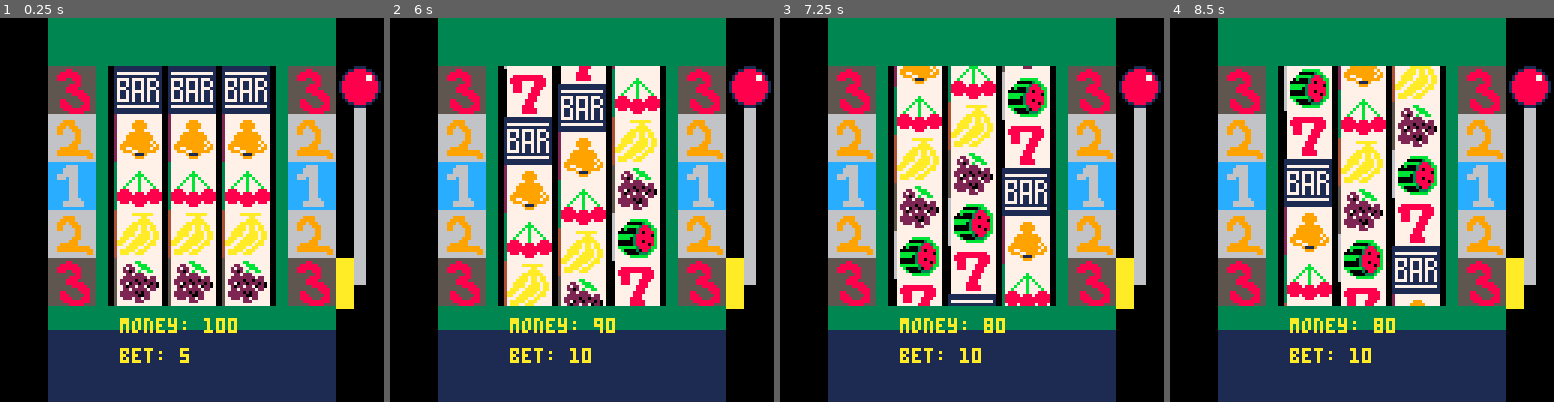
Above: before the commit, frames 1-4 (left to right).
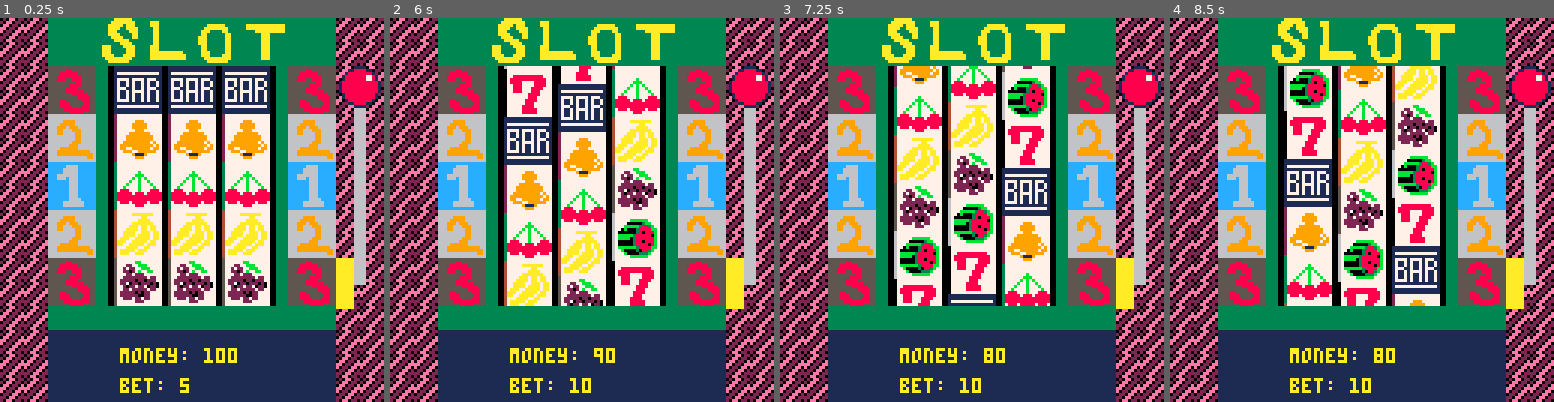
Above: after the commit, the same moments.

Repository: kjyong1983/pico8-slotmachine
Game: PICO-8 cartridge slot.p8
Same seed, same stepped clock (60 frames per second), same inputs: the game is played once before the commit and once after it.
Inputs:
- Up to frame 1 (0.25 s): no input
- Up to frame 2 (6 s): tap O (Z key) at 0.33, 0.7, 1.43, 2.22, 3.1, 3.98, 4.87, 5.75 s; hold Left 1.97-2.37 s; hold Down 2.42-2.82 s; hold Right 2.87-3.53 s; hold Up 3.58-4.08 s; hold Right 4.13-4.53 s; hold Down 4.58-5.08 s; hold Left 5.13-5.8 s; hold Up from 5.85 s (still down)
- Up to frame 3 (7.25 s): release Up at 6.18 s; hold Left 6.23-6.63 s; tap O (Z key) at 6.63 s; hold Down 6.68-7.08 s; hold Right from 7.13 s (still down)
- Up to frame 4 (8.5 s): tap O (Z key) at 7.52, 8.4 s; release Right at 7.8 s; hold Up 7.85-8.35 s; hold Right from 8.4 s (still down)

The runs differ from the first frame. In frame 1, 18% of the frame differs, in the area x 0-100%, y 0-100%; in frame 2, 18%; in frame 3, 18%; in frame 4, 18%.

Commit message:
당첨이 너무 잘됨

Diff:
--- a/slot.p8
+++ b/slot.p8
@@ -38,7 +38,7 @@
 
 
 function _draw()
- cls()
+ cls(0)
 
  for k,v in pairs(slots) do
   v:draw()
@@ -99,7 +100,14 @@
  self.isrolling = false
  self.iswaiting = true
 
- y1dsc=flrex(self.y,16)
+ --change prob?
+-- y1dsc=flrex(self.y,16)
+-- y1dsc=flrex(rnd(113),16)
+
+ rand=rnd(6)+1
+ y1dsc=flrex(rand*16,16)
+
+ printh('line:'..self.x..', v:'..y1dsc)
 end
 
 function slot:update()
@@ -174,12 +182,11 @@
 	     2,2)
 	end
 
--- circ(checkx,checky[1],4,7)
 end
 
 checky={}
 function slot:getresult()
- printh('getresult')
+-- printh('getresult')
 
  if self.gotresult then
   return
@@ -195,17 +202,12 @@
    pget(checkx,checky[i+1])
  end
 
--- r1=pget(checkx,checky[1])
--- r2=pget(checkx,checky[2])
--- r3=pget(checkx,checky[3])
--- r4=pget(checkx,checky[4])
--- r5=pget(checkx,checky[5])
-
- printh('result line '..self.x)
-
- for k,v in pairs(self.result) do
-  printh('k:'..k..' v:'..v)
- end
+ printh('result line: '..self.x
+ .. ', result: '..self.result[3])
+
+-- for k,v in pairs(self.result) do
+--  printh('k:'..k..' v:'..v)
+-- end
 
  if phase=='end' and
     slots.s1.gotresult and
@@ -214,76 +216,11 @@
   game.getresult()
  end
 
-
--- printh('r1: '..tostring(r1))
--- printh('r2: '..tostring(r2))
--- printh('r3: '..tostring(r3))
--- printh('r4: '..tostring(r4))
--- printh('r5: '..tostring(r5))
-
-
--- get flag
--- checkx=(self.x+6)/8
---
---
--- for i=0,4 do
---  checky[i+1]=(20+i*16)/8
--- end
---
--- m1=mget(checkx, checky[1])
--- printh('x: '..checkx..
---        ', y: '..checky[1])
---
---
--- m2=mget(checkx, checky[2])
--- printh('x: '..checkx..
---        ', y: '..checky[2])
---
--- m3=mget(checkx, checky[3])
--- printh('x: '..checkx..
---        ', y: '..checky[3])
---
--- m4=mget(checkx, checky[4])
--- printh('x: '..checkx..
---        ', y: '..checky[4])
---
--- m5=mget(checkx, checky[5])
--- printh('x: '..checkx..
---        ', y: '..checky[5])
---
--- r1=fget(m1)
--- printh('r1: '..tostring(r1))
--- r1=fget(m1,1)
--- printh('r1 1: '..tostring(r1))
--- r1=fget(m1,2)
--- printh('r1 2: '..tostring(r1))
--- r1=fget(m1,4)
--- printh('r1 4: '..tostring(r1))
--- r1=fget(m1,8)
--- printh('r1 8: '..tostring(r1))
--- r1=fget(m1,16)
--- printh('r1 16: '..tostring(r1))
--- r1=fget(m1,32)
--- printh('r1 32: '..tostring(r1))
--- r1=fget(m1,64)
--- printh('r1 64: '..tostring(r1))
---
---
--- r2=fget(m2)
--- r3=fget(m3)
--- r4=fget(m4)
--- r5=fget(m5)
---
--- printh('r1: '..tostring(r1))
--- printh('r2: '..tostring(r2))
--- printh('r3: '..tostring(r3))
--- printh('r4: '..tostring(r4))
--- printh('r5: '..tostring(r5))
-
 end
 -->8
 --game
 
+--todo: put into game table
 game = {}
 started = false
 phase = 'end'
@@ -375,59 +314,53 @@
   --win!
   win=true
 
-  money.value+=bet
+  money.value+=(bet*2)
   bet=0
  end
 
  showresult=true
 end
 -->8
---test
-
-test={}
-test.posx=0
-test.posy=0
-test.offsetx=20
-
-function test:update()
-
-end
-
-function test:draw()
---sx, sy = (sp % 16) * 8, (sp \ 16) * 8
-
-
--- draw the 8 x 8 image from (8, 0) at screen location (60, 60)
---sspr(8, 0, 8, 8, 60, 60)
-
--- draw the same image but stretched to 12 x 20 at screen location (44, 48)
---sspr(8, 0, 8, 8, 44, 48, 12, 20)
-
--- draw it again, flipped horizontally, at (72, 48)
---sspr(8, 0, 8, 8, 72, 48, 12, 20, true, false)
- cls(1)
-
-	for i=1,3 do
-		sspr(-8+16*i, 0, 16, 16,
-	      test.posx+test.offsetx,
-	      test.posy+-30+30*i,
-	      30, 30)
-	end
-
-	for i=1,3 do
-		sspr(-8+16*i, 0, 16, 16,
-	      test.posx+test.offsetx+30,
-	      test.posy+-30+30*i,
-	      30, 30)
-	end
-
-	for i=1,3 do
-		sspr(-8+16*i, 0, 16, 16,
-	      test.posx+test.offsetx+60,
-	      test.posy+-30+30*i,
-	      30, 30)
-	end
-
+--money
+
+money={}
+function money:init()
+ money.value=100
+ money.mul=1
+ money.maxmul=10
+ --current game
+ money.bet=5
+end
+
+function money:update()
+ if phase~='end' then
+  return
+ end
+
+ -- up and down
+ if btnp(2) then
+  money.mul=money.mul+1
+  if self.mul>self.maxmul then
+   money.mul=money.maxmul
+  end
+ end
+
+ if btnp(3) then
+  money.mul=money.mul-1
+		if money.mul<1 then
+		 money.mul=1
+		end
+ end
+
+end
+
+function money:draw()
+ print("money: "..money.value, 40, 110)
+ print("bet: "..money.bet*money.mul, 40, 120)
+end
+
+function money:getbet()
+ return money.bet*money.mul
 end
 -->8
 --bg
@@ -443,157 +376,6 @@
 
 function bg:draw()
  map()
-end
--->8
---debug
-
-debug={}
-function debug:init()
- if not isdebug then
-  return
- end
- printh("----------")
- printh("debug:init")
- printh("----------")
--- testmod()
-end
-
-function debug:update()
- if not isdebug then
-  return
- end
-
--- adjustslot()
--- checkflag()
-
-end
-
-function checkflag()
- local x=44
- local y=20
-
- local f=fget(mget(x/8,y/8),1)
- printh('f: '..tostring(f))
-end
-
-function adjustslot()
- if btnp(0) then
-  slots.s1.y -= 1
- end
-
- if btnp(1) then
-  slots.s1.y += 1
- end
-
- if btnp(2) then
-  slots.s2.y -= 1
- end
-
- if btnp(3) then
-  slots.s2.y += 1
- end
-end
-
-function debug:draw()
- if not isdebug then
-  return
- end
-
--- testslot()
--- testslotpos()
--- drawgrid()
-end
-
-function testslotpos()
-	x1=44
-	y1=20
- cursor(x1, y1)
- print('0',x1,y1,0)
-
-	x1=44
-	y1=36
- cursor(x1, y1)
- print('1',x1,y1,0)
-
-	x1=44
-	y1=52
- cursor(x1, y1)
- print('2',x1,y1,0)
-
-	x1=44
-	y1=68
- cursor(x1, y1)
- print('3',x1,y1,0)
-
-	x1=44
-	y1=84
- cursor(x1, y1)
- print('4',x1,y1,0)
-end
-
-function testslot()
- s1y=slots.s1.y
- s1y2=slots.s1.y2
-
- d1=s1y2-s1y
-
- s2y=slots.s2.y
- s2y2=slots.s2.y2
-
- d2=s2y2-s2y
-
- s3y=slots.s3.y
- s3y2=slots.s3.y2
-
- d3=s3y2-s3y
-
-	print("s1y : "..s1y, 0, 0)
-	print("s1y2: "..s1y2, 0, 10)
-
-	print("d1: "..d1, 0, 20)
-
-	print("s2y : "..s2y, 0, 30)
-	print("s2y2: "..s2y2, 0, 40)
-
-	print("d2: "..d2, 0, 50)
-
-	print("s3y : "..s3y, 0, 60)
-	print("s3y2: "..s3y2, 0, 70)
-
-	print("d3: "..d3, 0, 80)
-
- print("flr s1y: "..flr(s1y),
- 0, 90, 0)
-
- mod=flr(s1y) % 16
- print("mod: "..mod,
- 0,95,0)
-
- is16= (mod~=0)
- print(is16,
- 0,100,0)
-end
-
-function testmod()
-	for i=0,128,0.1 do
-	 mod = flr(i%16)
---	 mod = i%16
-	 is16=mod==0
-
-  if is16 then
-	 result=i.." is "..tostring(is16)
-	 printh(result)
-  end
-
-	end
-
-end
-
-function drawgrid()
- for i=1,16 do
-   line(i*8,0,i*8,128,0)
-   line(0,i*8,128,i*8,0)
- end
 end
 -->8
 --lever
@@ -625,6 +407,168 @@
  spr(67,112,lever.y,2,2)
 end
 -->8
+--debug
+
+debug={}
+function debug:init()
+ if not isdebug then
+  return
+ end
+ printh("----------")
+ printh("debug:init")
+ printh("----------")
+-- testmod()
+end
+
+function debug:update()
+ if not isdebug then
+  return
+ end
+
+-- adjustslot()
+-- checkflag()
+
+end
+
+function checkflag()
+ local x=44
+ local y=20
+
+ local f=fget(mget(x/8,y/8),1)
+ printh('f: '..tostring(f))
+end
+
+function adjustslot()
+ if btnp(0) then
+  slots.s1.y -= 1
+ end
+
+ if btnp(1) then
+  slots.s1.y += 1
+ end
+
+ if btnp(2) then
+  slots.s2.y -= 1
+ end
+
+ if btnp(3) then
+  slots.s2.y += 1
+ end
+end
+
+function debug:draw()
+ if not isdebug then
+  return
+ end
+
+-- testslot()
+-- testslotpos()
+-- drawgrid()
+end
+
+function testslotpos()
+	x1=44
+	y1=20
+ cursor(x1, y1)
+ print('0',x1,y1,0)
+
+	x1=44
+	y1=36
+ cursor(x1, y1)
+ print('1',x1,y1,0)
+
+	x1=44
+	y1=52
+ cursor(x1, y1)
+ print('2',x1,y1,0)
+
+	x1=44
+	y1=68
+ cursor(x1, y1)
+ print('3',x1,y1,0)
+
+	x1=44
+	y1=84
+ cursor(x1, y1)
+ print('4',x1,y1,0)
+end
+
+function testslot()
+ s1y=slots.s1.y
+ s1y2=slots.s1.y2
+
+ d1=s1y2-s1y
+
+ s2y=slots.s2.y
+ s2y2=slots.s2.y2
+
+ d2=s2y2-s2y
+
+ s3y=slots.s3.y
+ s3y2=slots.s3.y2
+
+ d3=s3y2-s3y
+
+	print("s1y : "..s1y, 0, 0)
+	print("s1y2: "..s1y2, 0, 10)
+
+	print("d1: "..d1, 0, 20)
+
+	print("s2y : "..s2y, 0, 30)
+	print("s2y2: "..s2y2, 0, 40)
+
+	print("d2: "..d2, 0, 50)
+
+	print("s3y : "..s3y, 0, 60)
+	print("s3y2: "..s3y2, 0, 70)
+
+	print("d3: "..d3, 0, 80)
+
+ print("flr s1y: "..flr(s1y),
+ 0, 90, 0)
+
+ mod=flr(s1y) % 16
+ print("mod: "..mod,
+ 0,95,0)
+
+ is16= (mod~=0)
+ print(is16,
+ 0,100,0)
+end
+
+function testmod()
+	for i=0,128,0.1 do
+	 mod = flr(i%16)
+--	 mod = i%16
+	 is16=mod==0
+
+  if is16 then
+	 result=i.." is "..tostring(is16)
+	 printh(result)
+  end
+
+	end
+
+end
+
+function drawgrid()
+ for i=1,16 do
+   line(i*8,0,i*8,128,0)
+   line(0,i*8,128,i*8,0)
+ end
+end
+-->8
+--utility
+
+-- flr with num
+function flrex(num,div)
+	local q = num / div
+	q = flr(q)
+--	printh("q: "..q)
+--	printh("div*q: "..div*q)
+	return div*q
+end
+
 -- converts anything to string, even nested tables
 function tostring(any)
     if type(any)=="function" then
@@ -652,77 +596,18 @@
     end
     return "unkown" -- should never show
 end
--->8
---utility
-
--- flr with num
-function flrex(num,div)
-	local q = num / div
-	q = flr(q)
-	printh("q: "..q)
-	printh("div*q: "..div*q)
-	return div*q
-end
--->8
---money
-
-money={}
-function money:init()
- money.value=100
- money.mul=1
- money.maxmul=10
- --current game
- money.bet=5
-end
-
-function money:update()
- if phase~='end' then
-  return
- end
-
- -- up and down
- if btnp(2) then
-  money.mul=money.mul+1
-  if self.mul>self.maxmul then
-   money.mul=money.maxmul
-  end
- end
-
- if btnp(3) then
-  money.mul=money.mul-1
-		if money.mul<1 then
-		 money.mul=1
-		end
- end
-
-end
-
-function money:draw()
- print("money: "..money.value, 40, 100)
- print("bet: "..money.bet*money.mul, 40, 110)
-end
-
-function money:getbet()
- return money.bet*money.mul
-end
--->8
---cursor
-cur={}
-function cur:init()
- cur.x=44
- cur.y=20
-end
-
-function cur:update()
- if btn(0) then cur.x-=1 end
- if btn(1) then cur.x+=1 end
- if btn(2) then cur.y-=1 end
- if btn(3) then cur.y+=1 end
-end
-
-function cur:draw()
-
-end
+…(12 lines of a section not shown)…
 
 
 
@@ -828,20 +713,20 @@
 0001010202040408081010202040400000010102020404080810102020404000000000000000000000000000000000000000000000000000000000000000000000000000000000000000000000000000000000000000000000000000000000000000000000000000000000000000000000000000000000000000000000000000
 0000000000000000000000000000000000000000000000000000000000000000000000000000000000000000000000000000000000000000000000000000000000000000000000000000000000000000000000000000000000000000000000000000000000000000000000000000000000000000000000000000000000000000
 __map__
-0000515151515151515151515151000000000000000000000000000000000000000000000000000000000000000000000000000000000000000000000000000000000000000000000000000000000000000000000000000000000000000000000000000000000000000000000000000000000000000000000000000000000000
-0000515151515151515151515151000000000000000000000000000000000000000000000000000000000000000000000000000000000000000000000000000000000000000000000000000000000000000000000000000000000000000000000000000000000000000000000000000000000000000000000000000000000000
-0000252650000000000000522526000000000000000000000000000000000000000000000000000000000000000000000000000000000000000000000000000000000000000000000000000000000000000000000000000000000000000000000000000000000000000000000000000000000000000000000000000000000000
-0000353650000000000000523536000000000000000000000000000000000000000000000000000000000000000000000000000000000000000000000000000000000000000000000000000000000000000000000000000000000000000000000000000000000000000000000000000000000000000000000000000000000000
-0000232450000000000000522324000000000000000000000000000000000000000000000000000000000000000000000000000000000000000000000000000000000000000000000000000000000000000000000000000000000000000000000000000000000000000000000000000000000000000000000000000000000000
-0000333450000000000000523334000000000000000000000000000000000000000000000000000000000000000000000000000000000000000000000000000000000000000000000000000000000000000000000000000000000000000000000000000000000000000000000000000000000000000000000000000000000000
-0000212250000000000000522122000000000000000000000000000000000000000000000000000000000000000000000000000000000000000000000000000000000000000000000000000000000000000000000000000000000000000000000000000000000000000000000000000000000000000000000000000000000000
-0000313250000000000000523132000000000000000000000000000000000000000000000000000000000000000000000000000000000000000000000000000000000000000000000000000000000000000000000000000000000000000000000000000000000000000000000000000000000000000000000000000000000000
-0000232450000000000000522324000000000000000000000000000000000000000000000000000000000000000000000000000000000000000000000000000000000000000000000000000000000000000000000000000000000000000000000000000000000000000000000000000000000000000000000000000000000000
-0000333450000000000000523334000000000000000000000000000000000000000000000000000000000000000000000000000000000000000000000000000000000000000000000000000000000000000000000000000000000000000000000000000000000000000000000000000000000000000000000000000000000000
-0000252650000000000000522526000000000000000000000000000000000000000000000000000000000000000000000000000000000000000000000000000000000000000000000000000000000000000000000000000000000000000000000000000000000000000000000000000000000000000000000000000000000000
-0000353650000000000000523536000000000000000000000000000000000000000000000000000000000000000000000000000000000000000000000000000000000000000000000000000000000000000000000000000000000000000000000000000000000000000000000000000000000000000000000000000000000000
-0000515151515151515151515151000000000000000000000000000000000000000000000000000000000000000000000000000000000000000000000000000000000000000000000000000000000000000000000000000000000000000000000000000000000000000000000000000000000000000000000000000000000000
-0000717171717171717171717171000000000000000000000000000000000000000000000000000000000000000000000000000000000000000000000000000000000000000000000000000000000000000000000000000000000000000000000000000000000000000000000000000000000000000000000000000000000000
-0000717171717171717171717171000000000000000000000000000000000000000000000000000000000000000000000000000000000000000000000000000000000000000000000000000000000000000000000000000000000000000000000000000000000000000000000000000000000000000000000000000000000000
-0000717171717171717171717171000000000000000000000000000000000000000000000000000000000000000000000000000000000000000000000000000000000000000000000000000000000000000000000000000000000000000000000000000000000000000000000000000000000000000000000000000000000000
-0000717171717171717171717171000000000000000000000000000000000000000000000000000000000000000000000000000000000000000000000000000000000000000000000000000000000000000000000000000000000000000000000000000000000000000000000000000000000000000000000000000000000000
+10105151c0c1c2c3c4c5c6c75151101000000000000000000000000000000000000000000000000000000000000000000000000000000000000000000000000000000000000000000000000000000000000000000000000000000000000000000000000000000000000000000000000000000000000000000000000000000000
+10105151d0d1d2d3d4d5d6d75151101000000000000000000000000000000000000000000000000000000000000000000000000000000000000000000000000000000000000000000000000000000000000000000000000000000000000000000000000000000000000000000000000000000000000000000000000000000000
+1010252650202020202020522526101000000000000000000000000000000000000000000000000000000000000000000000000000000000000000000000000000000000000000000000000000000000000000000000000000000000000000000000000000000000000000000000000000000000000000000000000000000000
+1010353650202020202020523536101000000000000000000000000000000000000000000000000000000000000000000000000000000000000000000000000000000000000000000000000000000000000000000000000000000000000000000000000000000000000000000000000000000000000000000000000000000000
+1010232450202020202020522324101000000000000000000000000000000000000000000000000000000000000000000000000000000000000000000000000000000000000000000000000000000000000000000000000000000000000000000000000000000000000000000000000000000000000000000000000000000000
+1010333450202020202020523334101000000000000000000000000000000000000000000000000000000000000000000000000000000000000000000000000000000000000000000000000000000000000000000000000000000000000000000000000000000000000000000000000000000000000000000000000000000000
+1010212250202020202020522122101000000000000000000000000000000000000000000000000000000000000000000000000000000000000000000000000000000000000000000000000000000000000000000000000000000000000000000000000000000000000000000000000000000000000000000000000000000000
+1010313250202020202020523132101000000000000000000000000000000000000000000000000000000000000000000000000000000000000000000000000000000000000000000000000000000000000000000000000000000000000000000000000000000000000000000000000000000000000000000000000000000000
+1010232450202020202020522324101000000000000000000000000000000000000000000000000000000000000000000000000000000000000000000000000000000000000000000000000000000000000000000000000000000000000000000000000000000000000000000000000000000000000000000000000000000000
+1010333450202020202020523334101000000000000000000000000000000000000000000000000000000000000000000000000000000000000000000000000000000000000000000000000000000000000000000000000000000000000000000000000000000000000000000000000000000000000000000000000000000000
+1010252650202020202020522526101000000000000000000000000000000000000000000000000000000000000000000000000000000000000000000000000000000000000000000000000000000000000000000000000000000000000000000000000000000000000000000000000000000000000000000000000000000000
+1010353650202020202020523536101000000000000000000000000000000000000000000000000000000000000000000000000000000000000000000000000000000000000000000000000000000000000000000000000000000000000000000000000000000000000000000000000000000000000000000000000000000000
+1010515151515151515151515151101000000000000000000000000000000000000000000000000000000000000000000000000000000000000000000000000000000000000000000000000000000000000000000000000000000000000000000000000000000000000000000000000000000000000000000000000000000000
+1010717171717171717171717171101000000000000000000000000000000000000000000000000000000000000000000000000000000000000000000000000000000000000000000000000000000000000000000000000000000000000000000000000000000000000000000000000000000000000000000000000000000000
+1010717171717171717171717171101000000000000000000000000000000000000000000000000000000000000000000000000000000000000000000000000000000000000000000000000000000000000000000000000000000000000000000000000000000000000000000000000000000000000000000000000000000000
+1010717171717171717171717171101000000000000000000000000000000000000000000000000000000000000000000000000000000000000000000000000000000000000000000000000000000000000000000000000000000000000000000000000000000000000000000000000000000000000000000000000000000000
+1010717171717171717171717171101000000000000000000000000000000000000000000000000000000000000000000000000000000000000000000000000000000000000000000000000000000000000000000000000000000000000000000000000000000000000000000000000000000000000000000000000000000000
Not shown, changed: 30 lines of the sprite sheet (__gfx__) section of slot.p8
